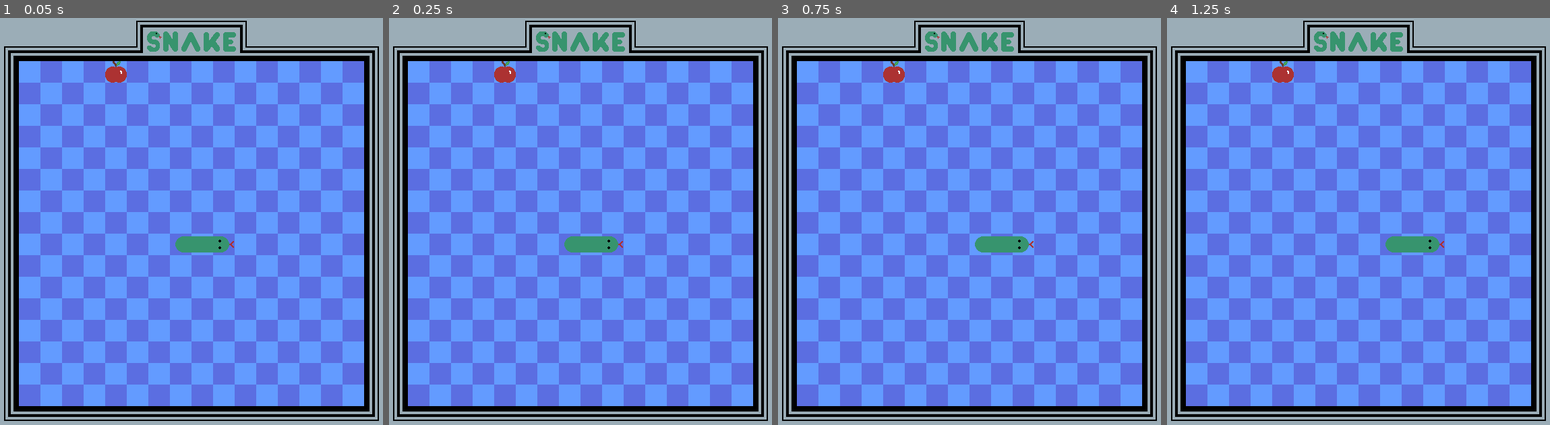
Above: before the commit, frames 1-4 (left to right).
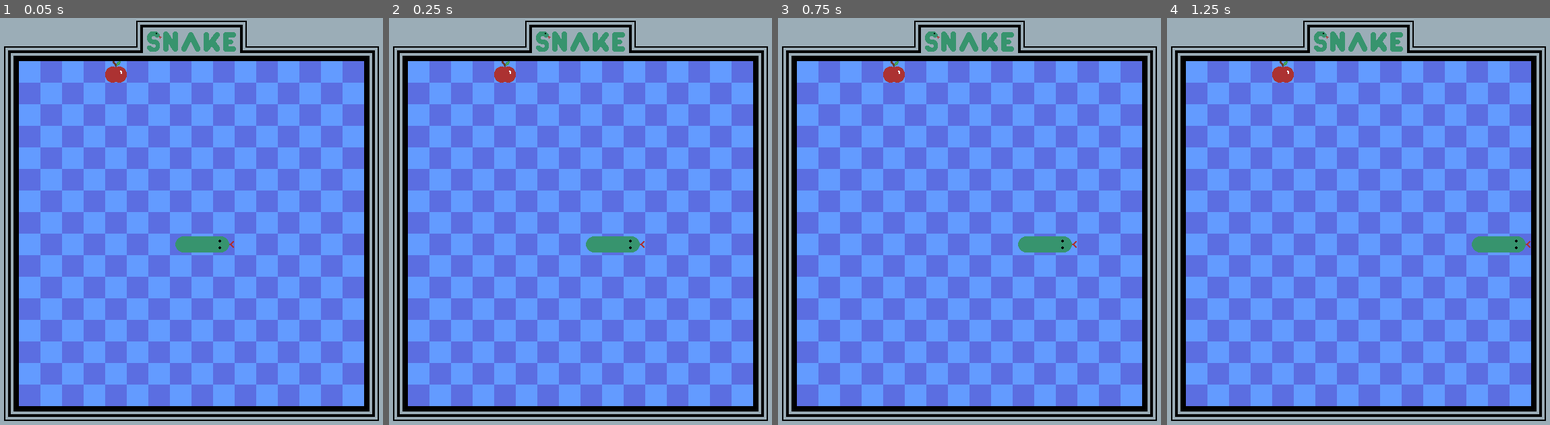
Above: after the commit, the same moments.

Repository: conor-wilson/snake
Game: Godot game, scene res://scenes/snake.tscn
The game is run twice, just before and just after one commit, with the same random seed, the same clock (stepped at 60 frames per second) and the same inputs.
Inputs:
- Up to frame 1 (0.05 s): no input
- Up to frame 2 (0.25 s): no input
- Up to frame 3 (0.75 s): hold Right (move_right) from 0.53 s (still down)
- Up to frame 4 (1.25 s): keep holding Right (move_right)

Frame 1 is identical in both runs. In frame 2, 0.5% of the frame differs, in the area x 45-67%, y 53-58%; in frame 3, 0.9%; in frame 4, 1.1%, in the area x 57-95%, y 53-58%.

Commit message:
Fixed bug causing apple to sometimes spawn within snake body

Diff:
--- a/scenes/snake.gd
+++ b/scenes/snake.gd
@@ -108,6 +108,11 @@
 
 # TODO: Descriptor
 func set_apple_cell():
-	# TODO: make sure apple doesn't spawn on snake tile
-	var coords = Vector2i(randi_range(2,17), randi_range(2,17))
+
+	var coords : Vector2i
+	while true:
+		coords = Vector2i(randi_range(2,17), randi_range(2,17))
+		if get_cell_tile_data(1, coords) == null:
+			break
+
 	set_cell(1, coords, 0, Vector2(2,1))
--- a/scenes/snake.tscn
+++ b/scenes/snake.tscn
@@ -18,7 +18,7 @@
 script = ExtResource("2_f2shc")
 
 [node name="Ticker" type="Timer" parent="."]
-wait_time = 0.5
+wait_time = 0.2
 autostart = true
 
 [connection signal="timeout" from="Ticker" to="." method="_on_ticker_timeout"]
